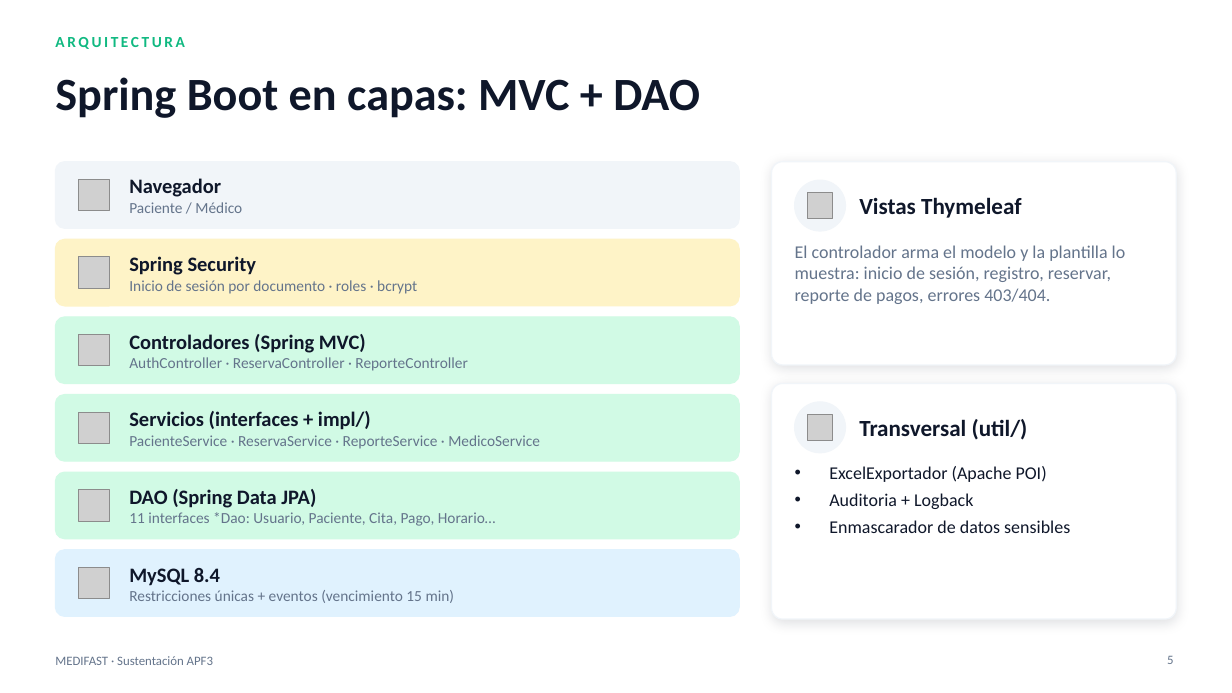
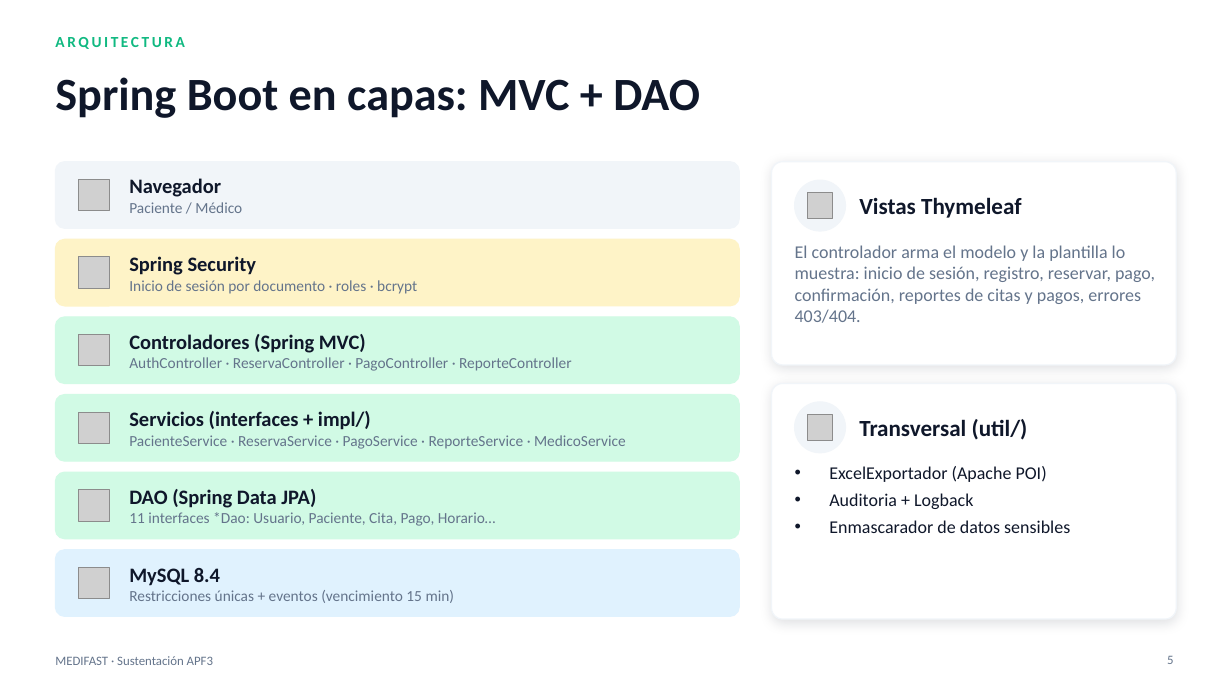
Before and after one commit to manuelguarniz/medifast, a slide deck: slide 5 of docs/entregables/MEDIFAST_APF3_Sustentacion.pptx. Drawn at 1232x693 pixels with LibreOffice and Linux fonts; fonts in the diff are those of the drawing; grey boxes stand for pictures. Boxes give left, top, right and bottom in pixels: in the first picture for what was removed or moved away, otherwise in the second. Text is boxed around its words. In the diff, an @@ line names an element or a change of style, - is before the commit and + after.

```diff
--- a/docs/entregables/MEDIFAST_APF3_Sustentacion.pptx
+++ b/docs/entregables/MEDIFAST_APF3_Sustentacion.pptx
@@ text at (795,245,1155,323): text changed @@
-El controlador arma el modelo y la plantilla lo muestra: inicio de sesión, registro, reservar, reporte de pagos, errores 403/404.
+El controlador arma el modelo y la plantilla lo muestra: inicio de sesión, registro, reservar, pago, confirmación, reportes de citas y pagos, errores 403/404.
@@ text at (129,357,572,371): text changed @@
-AuthController · ReservaController · ReporteController
+AuthController · ReservaController · PagoController · ReporteController
@@ text at (129,435,626,449): text changed @@
-PacienteService · ReservaService · ReporteService · MedicoService
+PacienteService · ReservaService · PagoService · ReporteService · MedicoService
```
Also in this commit, not shown: 7 other slides changed, 39 other files.
